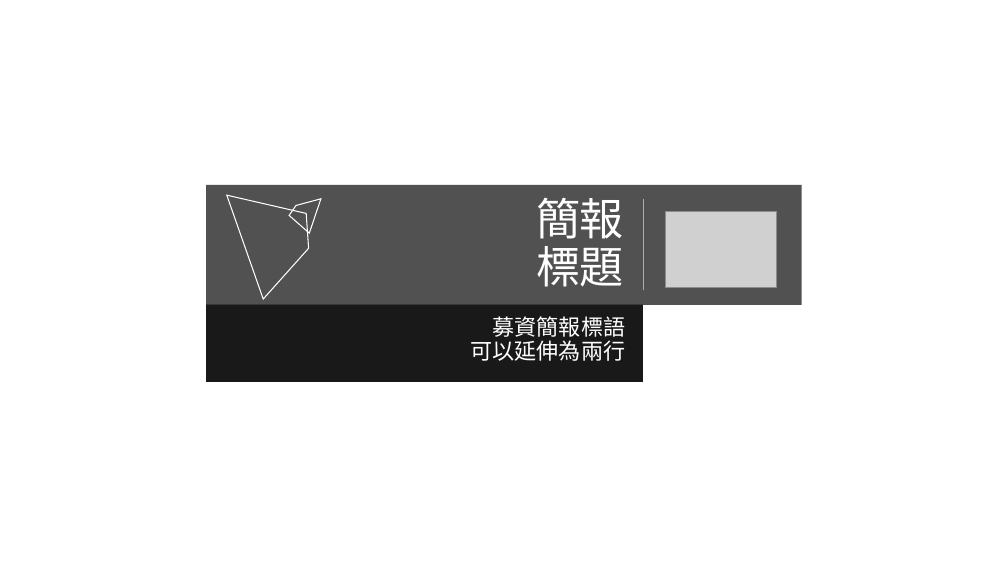
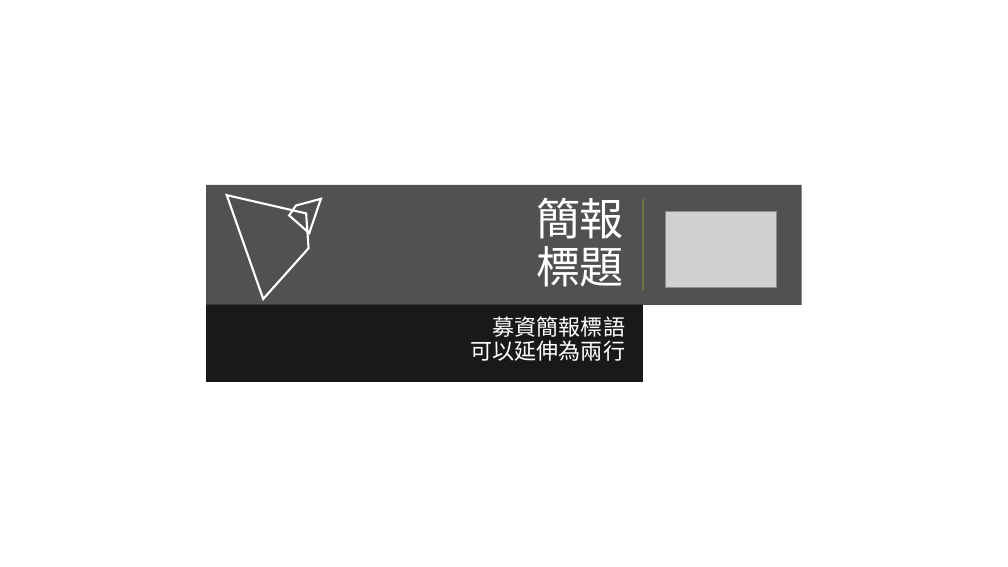
Before and after one commit to xrick/TeacherAssist_V2, a slide deck: slide 1 of backend/data/templates/modern_clean.pptx. Drawn at 1008x567 pixels with LibreOffice and Linux fonts; fonts in the diff are those of the drawing; grey boxes stand for pictures; background and template pictures are left out. Boxes give left, top, right and bottom in pixels: in the first picture for what was removed or moved away, otherwise in the second. Text is boxed around its words. In the diff, an @@ line names an element or a change of style, - is before the commit and + after.

```diff
--- a/backend/data/templates/modern_clean.pptx
+++ b/backend/data/templates/modern_clean.pptx
@@ freeform shape at [191, 166, 325, 300]: outline #FFFFFF 1 pt to #FFFFFF 2 pt; outline redrawn @@
@@ freeform shape at [287, 199, 328, 237]: outline #FFFFFF 1 pt to #FFFFFF 2 pt @@
@@ line (644, 199) - (644, 290): stroke #9ACB39 0.5 pt to #9ACB39 0.75 pt @@
@@ line (644, 200) - (644, 290): stroke #9ACB39 0.5 pt to #9ACB39 0.75 pt @@
```
Also in this commit, not shown: 6 other slides changed, 11 slides removed, 39 other files.
